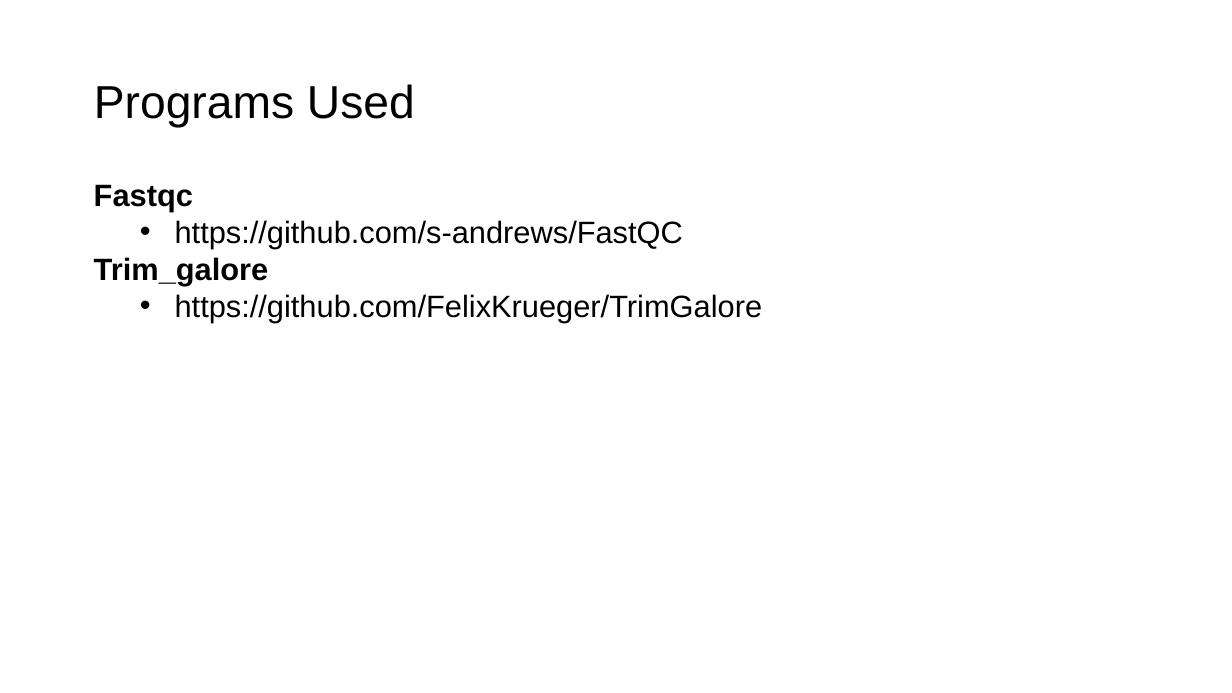
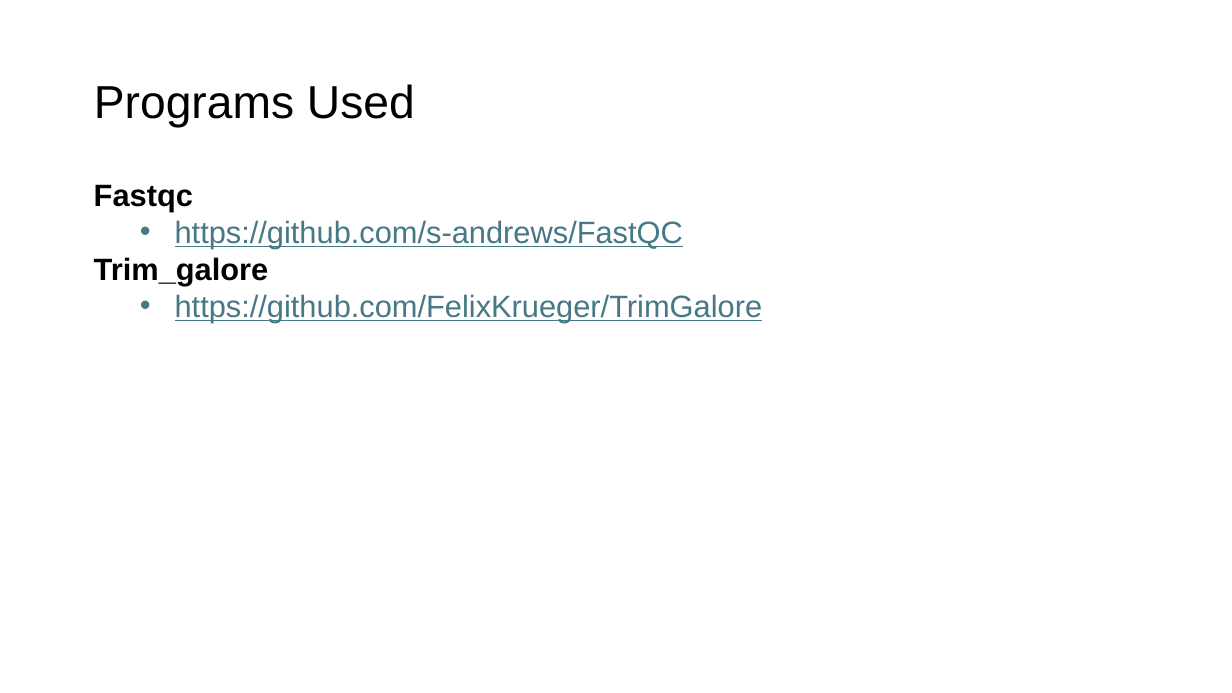
Before and after one commit to sabahzero/UPRM_QIIME2workshop, a slide deck: slide 2 of lectures/IntroLecture1b_Smith.pptx. Drawn at 1232x693 pixels with LibreOffice and Linux fonts; fonts in the diff are those of the drawing. Boxes give left, top, right and bottom in pixels: in the first picture for what was removed or moved away, otherwise in the second. Text is boxed around its words. In the diff, an @@ line names an element or a change of style, - is before the commit and + after.

```diff
--- a/lectures/IntroLecture1b_Smith.pptx
+++ b/lectures/IntroLecture1b_Smith.pptx
@@ text at (x1=175, y1=220, x2=763, y2=322): text colour #000000 to #467886, underline on in "https://github.com/s-andrews/FastQC", "https://github.com/FelixKrueger/TrimGalore" @@
```
Also in this commit, not shown: 2 slides added, 2 other files.
